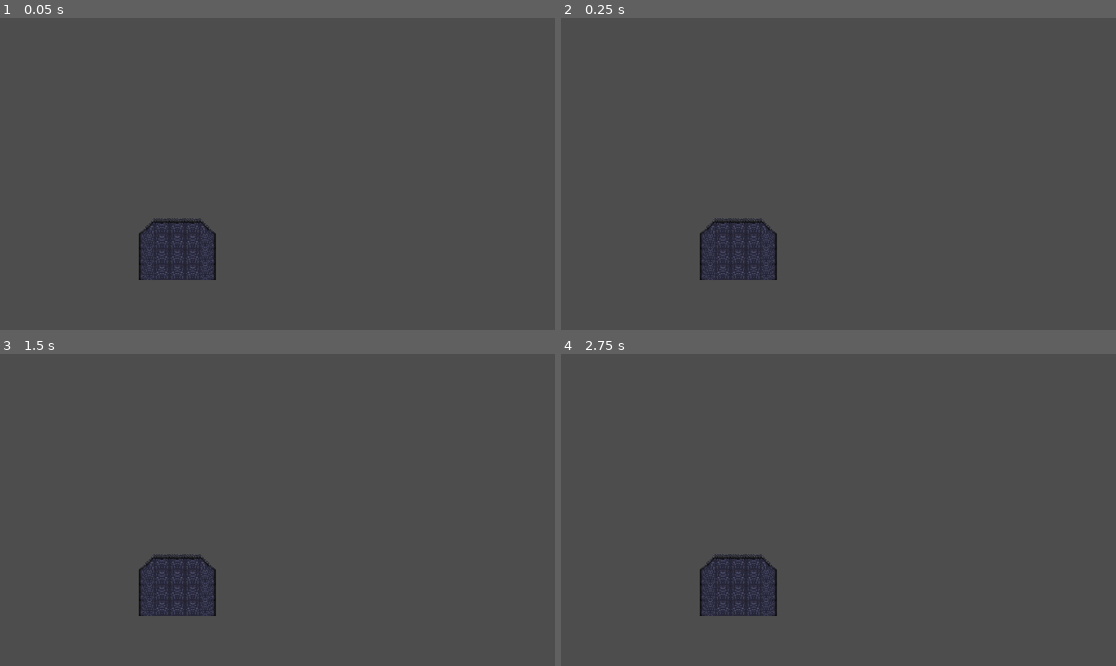
Above: before the commit, frames 1-4 (two rows, left to right).
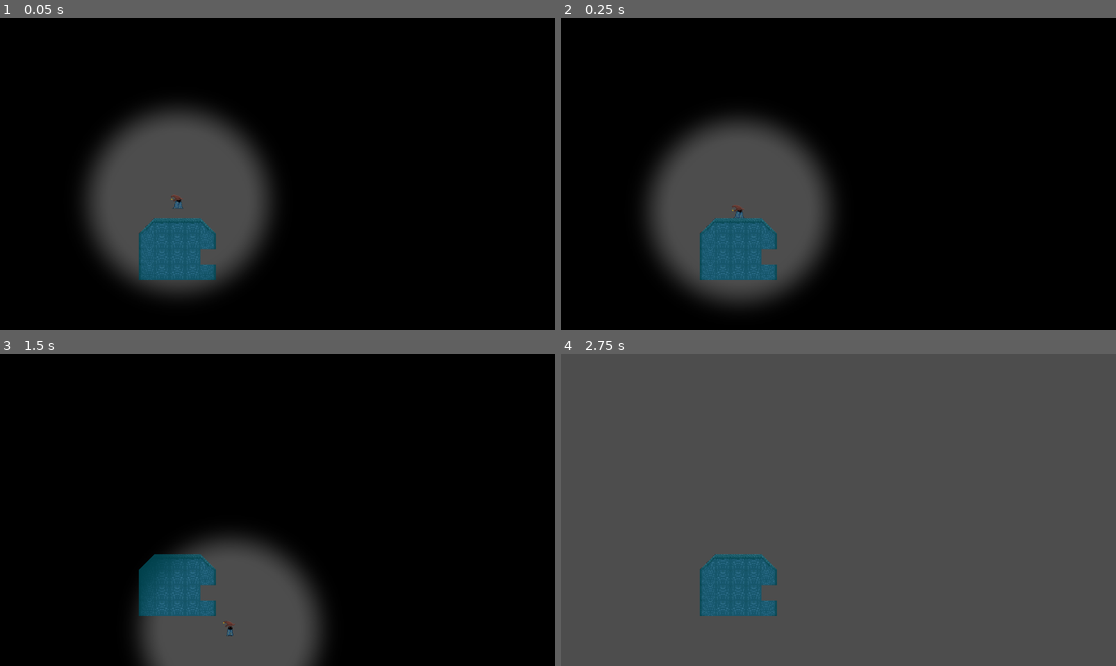
Above: after the commit, the same moments.

Repository: MRobinson12/BroyGames
Game: Godot game, scene res://Scenes/cave_level_test.tscn
Two runs of this game, one before a commit and one after it. Both use one fixed random seed, a clock stepped at 60 frames per second and the inputs below. This scene is started directly instead of the project's main scene.
Inputs (mouse positions are in pixels of both pictures, inside the frame that each line leads up to):
- Up to frame 1 (0.05 s): no input
- Up to frame 2 (0.25 s): no input
- Up to frame 3 (1.5 s): tap Enter (ui_accept) at 0.5, 0.77 s; move the mouse to (399, 494) at 0.52 s; hold D (ui_right) 0.53-1.25 s; tap E (interact) at 0.6 s; click (399, 494) at 0.67 s; drag from (166, 525) to (249, 572) at 1.27 s
- Up to frame 4 (2.75 s): move the mouse to (894, 441) at 2.02 s; hold A (ui_left) from 2.03 s (still down); tap E (interact) at 2.1 s

The runs differ from the first frame. In frame 1, 90% of the frame differs, in the area x 0-100%, y 0-100%; in frame 2, 90%; in frame 3, 92%; in frame 4, 2.6%.

Commit message:
Added - Started Some Physics for Tilemap

Diff:
--- a/Scenes/cave_level_test.tscn
+++ b/Scenes/cave_level_test.tscn
@@ -1,21 +1,33 @@
-[gd_scene load_steps=4 format=4 uid="uid://bajmt2ht8e34o"]
+[gd_scene load_steps=5 format=4 uid="uid://bajmt2ht8e34o"]
 
 [ext_resource type="Texture2D" uid="uid://buhwjltmrbhig" path="res://Assets/caverntileset.png" id="1_ydsuc"]
+[ext_resource type="PackedScene" uid="uid://bfl4mpbg12kf7" path="res://Scenes/player.tscn" id="2_pivow"]
 
 [sub_resource type="TileSetAtlasSource" id="TileSetAtlasSource_v3yck"]
 texture = ExtResource("1_ydsuc")
 texture_region_size = Vector2i(32, 32)
 2:0/0 = 0
+2:0/0/physics_layer_0/polygon_0/points = PackedVector2Array(-16, -16, 16, -16, 16, 16, -16, 16)
 3:0/0 = 0
+3:0/0/physics_layer_0/polygon_0/points = PackedVector2Array(-16, -16, 16, -16, 16, 16, -16, 16)
 4:0/0 = 0
+4:0/0/physics_layer_0/polygon_0/points = PackedVector2Array(-16, -16, 16, -16, 16, 16, -16, 16)
 5:0/0 = 0
+5:0/0/physics_layer_0/polygon_0/points = PackedVector2Array(-16, -16, 16, -16, 16, 16, -16, 16)
 6:0/0 = 0
+6:0/0/physics_layer_0/polygon_0/points = PackedVector2Array(-16, -16, 16, -16, 16, 16, -16, 16)
 7:0/0 = 0
+7:0/0/physics_layer_0/polygon_0/points = PackedVector2Array(-16, -16, 16, -16, 16, 16, -16, 16)
 8:0/0 = 0
+8:0/0/physics_layer_0/polygon_0/points = PackedVector2Array(-16, -16, 16, -16, 16, 16, -16, 16)
 9:0/0 = 0
+9:0/0/physics_layer_0/polygon_0/points = PackedVector2Array(-16, -16, 16, -16, 16, 16, -16, 16)
 10:0/0 = 0
+10:0/0/physics_layer_0/polygon_0/points = PackedVector2Array(-16, -16, 16, -16, 16, 16, -16, 16)
 11:0/0 = 0
+11:0/0/physics_layer_0/polygon_0/points = PackedVector2Array(-16, -16, 16, -16, 16, 16, -16, 16)
 12:0/0 = 0
+12:0/0/physics_layer_0/polygon_0/points = PackedVector2Array(-16, -16, 16, -16, 16, 16, -16, 16)
 13:0/0 = 0
 14:0/0 = 0
 15:0/0 = 0
@@ -27,7 +39,9 @@
 21:0/0 = 0
 22:0/0 = 0
 23:0/0 = 0
+23:0/0/physics_layer_0/polygon_0/points = PackedVector2Array(0.5, 0.5, 16, -16, 16, 16, -16, 16)
 24:0/0 = 0
+24:0/0/physics_layer_0/polygon_0/points = PackedVector2Array(-16, -16, 0.25, 0, 16, 16, -16, 16)
 25:0/0 = 0
 28:0/0 = 0
 29:0/0 = 0
@@ -141,6 +155,8 @@
 76:1/0 = 0
 77:1/0 = 0
 1:0/0 = 0
+1:0/0/physics_layer_0/polygon_0/points = PackedVector2Array(-16, -16, 16, -16, 16, 16, -16, 16)
+0:0/0 = 0
 
 [sub_resource type="TileSet" id="TileSet_pcvp3"]
 tile_size = Vector2i(32, 32)
@@ -151,6 +167,9 @@
 [node name="CaveLevelTest" type="Node2D"]
 
 [node name="TileMapLayer" type="TileMapLayer" parent="."]
-tile_map_data = PackedByteArray("AAAJAA4AAAAEAAAAAAAJAA8AAAA …(226 unchanged characters)… AAAAAAKABAAAAAGAAAAAAAMAA8AAAAGAAAAAAANAA8AAAAFAAAAAAANABAAAAAFAAAAAAA=")
+tile_map_data = PackedByteArray("AAAJAA4AAAAEAAAAAAAJAA8AAAA …(226 unchanged characters)… AAAAAAKABAAAAAGAAAAAAAMAA8AAAAGAAAAAAANABAAAAAFAAAAAAA=")
 tile_set = SubResource("TileSet_pcvp3")
 collision_visibility_mode = 1
+
+[node name="Player" parent="TileMapLayer" instance=ExtResource("2_pivow")]
+position = Vector2(370, 378)
Not shown: 1 places in Scenes/test_scene.tscn that only renumber resources
